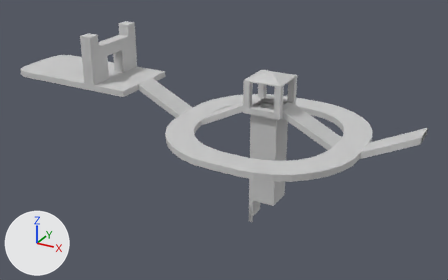
What one commit did to the FBX model Assets/gra_3d/geometry-14-room4part2.FBX.
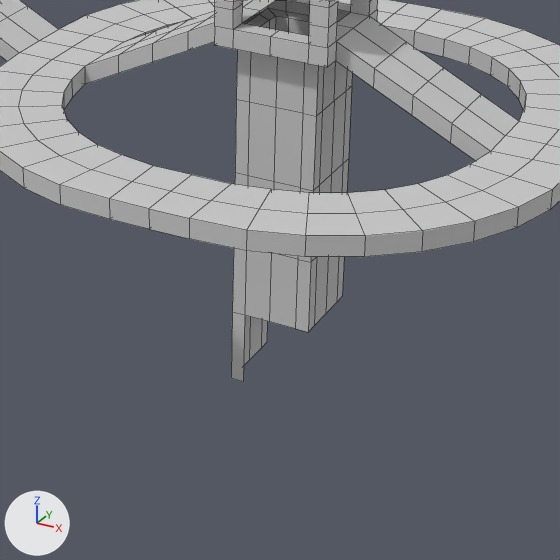
Old and new are each drawn whole from a 50 mm camera at (41.79, -23.83, 18.48) aimed at (30.24, -2.83, 7.98) and again close up on the part from 39% to 79% of the width and 35% to 100% of the height. Lighting does not change. The marker at lower left points along +X, +Y and +Z. The close-ups show mesh edges as thin lines. Where no turn or scale is listed for an object, it has been applied to the vertices.

The scene before the commit, as lines of its bpy script (objects in view):
```python
me_mesh = bpy.data.meshes.new('Mesh')
me_mesh.from_pydata(...)  # 748 vertices, 745 faces; spans x -11.9..5.8, y -3.8..3.8, z -3.2..3.9
me_mesh.materials.append(mat_01___default)  # its picture is missing
ob_room4_part2 = bpy.data.objects.new('room4-part2', me_mesh)
ob_room4_part2.location = (32.51, -3.3, 8.26)
```
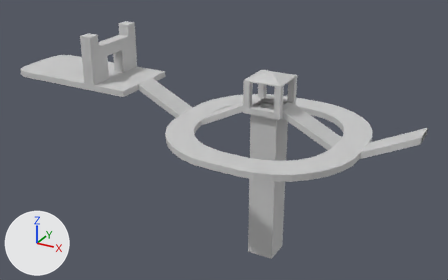
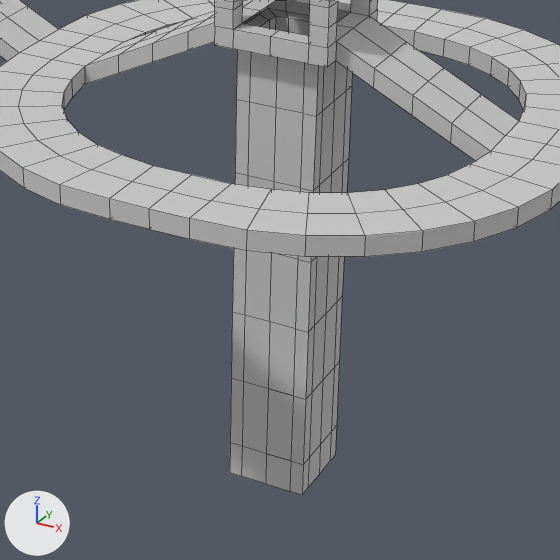
Pixel boxes [x1, y1, x2, y2] of what changed, in the close-ups (560 x 560 px):
'room4-part2', reshaped: before [0, 0, 560, 382]; after [0, 0, 560, 495]
part 1 of me_mesh, added: after [230, 363, 339, 464]
part 2 of me_mesh, added: after [230, 426, 337, 495]
part 3 of me_mesh, built on: before [231, 312, 267, 382]; after [231, 297, 342, 399]

The change, as a diff of the scene's bpy script:
```diff
--- a/Assets/gra_3d/geometry-14-room4part2.FBX.py
+++ b/Assets/gra_3d/geometry-14-room4part2.FBX.py
@@ me_mesh @@
 # used by ob_room4_part2; location = (32.51, -3.3, 8.26)
-me_mesh.from_pydata(...)  # 748 vertices, 745 faces; spans x -11.9..5.8, y -3.8..3.8, z -3.2..3.9
+me_mesh.from_pydata(...)  # 838 vertices, 788 faces; spans x -11.9..5.8, y -3.8..3.8, z -4.7..3.9
+# me_mesh part 1: a new loose piece of 32 vertices spanning x -0.5..0.5, y -0.5..0.5, z -4.2..-3.2, in mat_01___default (its picture is missing)
+# me_mesh part 2: a new loose piece of 32 vertices spanning x -0.5..0.5, y -0.5..0.5, z -4.7..-4.2, in mat_01___default (its picture is missing)
+# me_mesh part 3
+# 5 faces are deleted
+# 10 vertices are added at x -0.4..0.5, y -0.5..0.5, z -3.2
+# 6 new vertices lie (0.0, 0.0, 1.0) away from vertices in x -0.5..-0.4, y -0.5..0.5, z -3.2
+# 10 new vertices lie (0.0, 0.0, 1.0) away from vertices in x -0.4..0.5, y -0.5..0.5, z -3.2
+# 16 new faces join them
 me_mesh.materials.append(mat_01___default)
```
